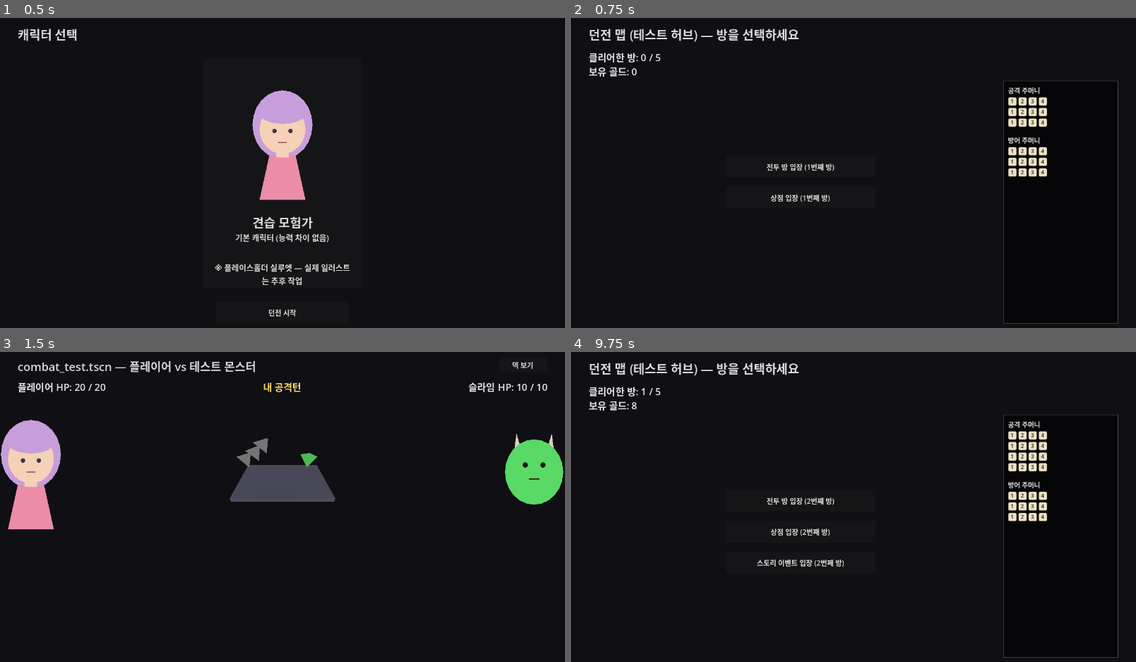
Above: before the commit, frames 1-4 (two rows, left to right).
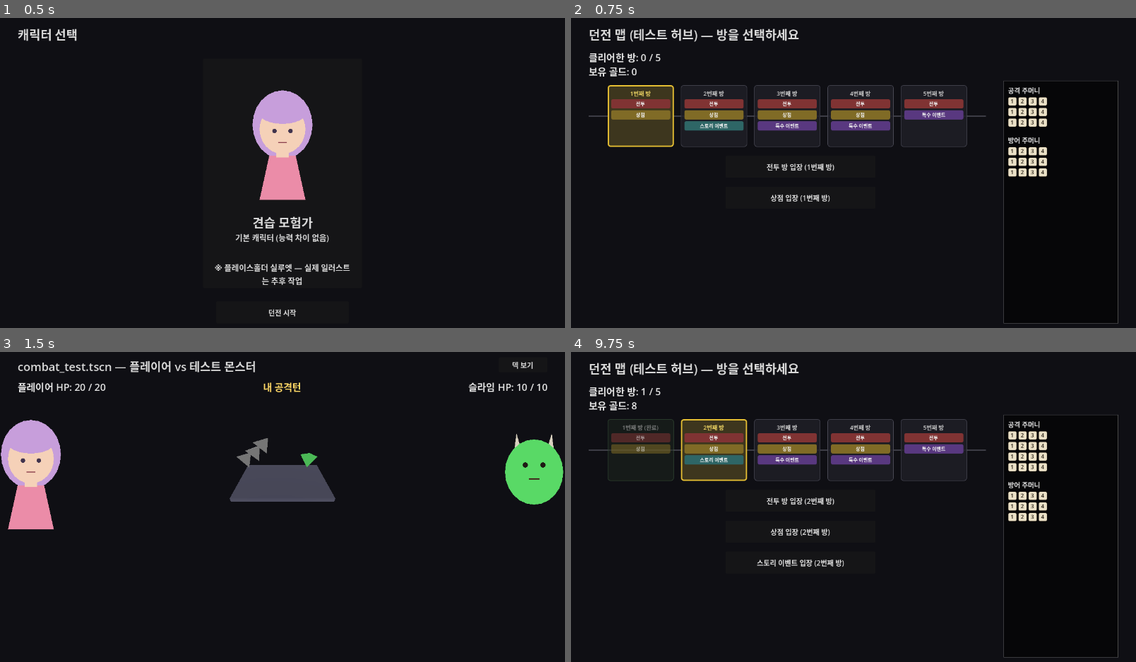
Above: after the commit, the same moments.

Repository: YGseok/ProjectD
Game: Godot game, scene res://code/scenes/character_select.tscn
Same seed, same stepped clock (60 frames per second), same inputs: the game is played once before the commit and once after it.
Inputs:
- Up to frame 1 (0.5 s): no input
- Up to frame 2 (0.75 s): click "던전 시작" at 0.5 s
- Up to frame 3 (1.5 s): click "전투 방 입장 (1번째 방)" at 1.25 s
- Up to frame 4 (9.75 s): click "덱 보기" at 2 s; click "덱 닫기" at 2.75 s; click "덱 보기" at 3.5 s; click "덱 닫기" at 4.25 s; click "덱 보기" at 5 s; click "덱 닫기" at 5.75 s; click "공격 주머니에 적용" at 8.75 s; click "던전으로 돌아가기" at 9.5 s

Frame 1 is identical in both runs. In frame 2, 6.5% of the frame differs, in the area x 3-74%, y 21-42%; in frame 3, nothing differs; in frame 4, 6.3%.

Commit message:
feat: 던전 맵에 런 전체 미리보기(MapStrip) 추가
INBOX.md 요청("맵 전체를 봐야할 것 같음")을 부분 반영. 방마다 상점/특수 이벤트/
스토리 이벤트 노출 여부가 이미 방 번호로 시드된 결정적 RNG였다는 점을 활용해,
RunState 구조 변경 없이 화면에서 같은 공식을 미래 방에도 재사용하는 방식으로
5방 전체(지나온 방/현재 방/앞으로 나올 방의 선택지)를 한 줄로 보여준다.

분기형 노드 그래프(고른 경로에 따라 다음 방 구성이 달라지는 것)는 DESIGN.md가
확정한 "일단은 선형으로" 방향을 벗어나는 더 큰 구조 변경이라 이번엔 다루지 않고
STATUS.md 큐에 남김.

Diff:
--- a/code/scenes/dungeon_map.gd
+++ b/code/scenes/dungeon_map.gd
@@ -33,6 +33,18 @@
 ## 반영한 신규 방 종류. 상점/특수 이벤트가 다이스 아이템(DiceItemPool 형식)을 다루는
 ## 것과 달리, scenes/story_event.tscn은 다이스를 전혀 건드리지 않고 골드만 오가는
 ## 텍스트 선택지다 (systems/story_event_pool.gd 참고).
+##
+## 맵 전체 미리보기(MapStrip): INBOX.md 피드백("맵 전체를 봐야할 것 같음")을 반영.
+## 방마다 어떤 선택지가 뜰지는 rooms_cleared(방 번호)로 시드가 고정된 결정적 RNG라서
+## 아직 도달하지 않은 미래 방도 같은 공식으로 미리 계산할 수 있다 — 그래서 새 상태를
+## 따로 들고 다닐 필요 없이(RunState 변경 없음), 이 화면에서 idx=0..TOTAL_ROOMS-1을
+## 전부 그 공식으로 계산해 한 줄로 보여주기만 하면 "전체 맵 보기"가 된다.
+## 다만 "첫 번째 선택지에 따라 다음 선택지가 어떻게 바뀌는지"(슬더스 스타일 분기 —
+## 고른 경로에 따라 이후 노드 구성 자체가 달라지는 것)까지는 아니다: 지금은 방마다
+## 노출 여부만 결정적일 뿐 서로 독립적이라, "무엇을 골랐는지"가 "다음 방에 뭐가
+## 뜨는지"에 영향을 주지 않는다. 진짜 분기형 맵(노드 그래프 + 경로 선택)은 DESIGN.md가
+## 이미 확정한 "일단은 선형으로" 방향을 벗어나는 더 큰 구조 변경이라 별도 설계 확인 후
+## 착수하는 게 안전하다고 판단해 이번엔 다루지 않음 (docs/STATUS.md 다음 할 일 큐 참고).
 
 const SHOP_CHANCE := 0.6
 const EVENT_CHANCE := 0.5
@@ -47,10 +59,13 @@
 @onready var enter_shop_button: Button = $EnterShopButton
 @onready var enter_event_button: Button = $EnterEventButton
 @onready var enter_story_button: Button = $EnterStoryButton
+@onready var map_strip: Control = $MapStrip
 
 var _shop_available := true
 var _event_available := true
 var _story_available := true
+var _map_line: ColorRect
+var _map_hbox: HBoxContainer
 
 
 func _ready() -> void:
@@ -58,6 +73,7 @@
 	enter_shop_button.pressed.connect(_on_shop_button_pressed)
 	enter_event_button.pressed.connect(_on_event_button_pressed)
 	enter_story_button.pressed.connect(_on_story_button_pressed)
+	_setup_map_strip()
 	_roll_room_choices()
 	_update_labels()
 
@@ -65,11 +81,25 @@
 ## 현재 방(rooms_cleared) 기준으로 상점/특수 이벤트/스토리 이벤트 노출 여부를 결정한다.
 ## 전투 판정에 쓰이는 전역 randi()/randf()와 섞이지 않도록 별도 RNG를 씀.
 func _roll_room_choices() -> void:
+	var opts := _room_options_for_index(RunState.rooms_cleared)
+	_shop_available = opts.shop
+	_event_available = opts.event
+	_story_available = opts.story
+
+
+## idx번째 방(0부터 시작)에서 상점/특수 이벤트/스토리 이벤트가 노출될지를 결정적으로
+## 계산한다. rooms_cleared 대신 임의의 idx를 받을 수 있어 아직 도달하지 않은 미래
+## 방의 미리보기(MapStrip)에도 그대로 쓸 수 있다 — 실제로 그 방에 도달했을 때
+## _roll_room_choices()가 계산하는 값과 완전히 동일한 공식이라 미리보기와 실제 결과가
+## 어긋나지 않는다.
+func _room_options_for_index(idx: int) -> Dictionary:
 	var rng := RandomNumberGenerator.new()
-	rng.seed = RunState.rooms_cleared * 104729 + 7
-	_shop_available = rng.randf() < SHOP_CHANCE
-	_event_available = rng.randf() < EVENT_CHANCE
-	_story_available = rng.randf() < STORY_CHANCE
+	rng.seed = idx * 104729 + 7
+	return {
+		"shop": rng.randf() < SHOP_CHANCE,
+		"event": rng.randf() < EVENT_CHANCE,
+		"story": rng.randf() < STORY_CHANCE,
+	}
 
 
 func _update_labels() -> void:
@@ -90,6 +120,107 @@
 		enter_event_button.visible = _event_available
 		enter_story_button.visible = _story_available
 	_layout_visible_buttons()
+	_build_map_strip()
+
+
+## MapStrip 안에 배경 연결선(ColorRect) + 노드를 담을 HBoxContainer를 한 번만 세팅한다.
+func _setup_map_strip() -> void:
+	_map_line = ColorRect.new()
+	_map_line.color = Color(0.35, 0.35, 0.4, 0.6)
+	_map_line.anchor_left = 0.0
+	_map_line.anchor_right = 1.0
+	_map_line.anchor_top = 0.5
+	_map_line.anchor_bottom = 0.5
+	_map_line.offset_top = -1.5
+	_map_line.offset_bottom = 1.5
+	_map_line.mouse_filter = Control.MOUSE_FILTER_IGNORE
+	map_strip.add_child(_map_line)
+
+	_map_hbox = HBoxContainer.new()
+	_map_hbox.set_anchors_preset(Control.PRESET_FULL_RECT)
+	_map_hbox.alignment = BoxContainer.ALIGNMENT_CENTER
+	_map_hbox.add_theme_constant_override("separation", 16)
+	map_strip.add_child(_map_hbox)
+
+
+## 런 전체(TOTAL_ROOMS개)를 한 줄로 그려서 "지나온 방 / 지금 방 / 앞으로 나올 방의
+## 선택지"를 한눈에 보여준다 (INBOX.md "맵 전체를 봐야할 것 같음" 반영).
+func _build_map_strip() -> void:
+	for c in _map_hbox.get_children():
+		c.queue_free()
+	for idx in range(RunState.TOTAL_ROOMS):
+		_map_hbox.add_child(_make_map_node(idx))
+
+
+func _make_map_node(idx: int) -> Control:
+	var is_cleared := idx < RunState.rooms_cleared
+	var is_current := idx == RunState.rooms_cleared and not RunState.is_run_complete()
+
+	var panel := PanelContainer.new()
+	panel.custom_minimum_size = Vector2(150, 130)
+	var style := StyleBoxFlat.new()
+	if is_current:
+		style.bg_color = Color(0.25, 0.22, 0.12, 0.95)
+		style.border_color = Color(0.9, 0.75, 0.2)
+		style.set_border_width_all(3)
+	elif is_cleared:
+		style.bg_color = Color(0.12, 0.16, 0.12, 0.85)
+		style.border_color = Color(0.3, 0.45, 0.3)
+		style.set_border_width_all(1)
+	else:
+		style.bg_color = Color(0.12, 0.12, 0.15, 0.85)
+		style.border_color = Color(0.3, 0.3, 0.35)
+		style.set_border_width_all(1)
+	style.set_corner_radius_all(6)
+	style.content_margin_left = 8
+	style.content_margin_right = 8
+	style.content_margin_top = 8
+	style.content_margin_bottom = 8
+	panel.add_theme_stylebox_override("panel", style)
+	panel.modulate = Color(1, 1, 1, 0.55 if is_cleared else 1.0)
+
+	var vbox := VBoxContainer.new()
+	vbox.add_theme_constant_override("separation", 4)
+	panel.add_child(vbox)
+
+	var title := Label.new()
+	title.text = ("%d번째 방 (완료)" % (idx + 1)) if is_cleared else ("%d번째 방" % (idx + 1))
+	title.add_theme_font_size_override("font_size", 13)
+	title.add_theme_color_override("font_color", Color(0.95, 0.85, 0.4) if is_current else Color(0.8, 0.8, 0.8))
+	title.horizontal_alignment = HORIZONTAL_ALIGNMENT_CENTER
+	title.autowrap_mode = TextServer.AUTOWRAP_WORD
+	vbox.add_child(title)
+
+	var opts := _room_options_for_index(idx)
+	vbox.add_child(_make_type_chip("전투", Color(0.5, 0.2, 0.2)))
+	if opts.shop:
+		vbox.add_child(_make_type_chip("상점", Color(0.5, 0.42, 0.15)))
+	if opts.event:
+		vbox.add_child(_make_type_chip("특수 이벤트", Color(0.35, 0.22, 0.5)))
+	if opts.story:
+		vbox.add_child(_make_type_chip("스토리 이벤트", Color(0.18, 0.4, 0.4)))
+
+	return panel
+
+
+func _make_type_chip(text: String, color: Color) -> Control:
+	var chip := PanelContainer.new()
+	var style := StyleBoxFlat.new()
+	style.bg_color = color
+	style.set_corner_radius_all(4)
+	style.content_margin_left = 6
+	style.content_margin_right = 6
+	style.content_margin_top = 2
+	style.content_margin_bottom = 2
+	chip.add_theme_stylebox_override("panel", style)
+
+	var label := Label.new()
+	label.text = text
+	label.add_theme_font_size_override("font_size", 11)
+	label.add_theme_color_override("font_color", Color(0.95, 0.95, 0.95))
+	label.horizontal_alignment = HORIZONTAL_ALIGNMENT_CENTER
+	chip.add_child(label)
+	return chip
 
 
 ## 상점/이벤트가 숨겨져도 버튼 사이에 빈 틈이 남지 않도록, 보이는 버튼만 순서대로
@@ -129,3 +260,12 @@
 
 func _on_story_button_pressed() -> void:
 	get_tree().change_scene_to_file("res://code/scenes/story_event.tscn")
+
+
+## qa/visual_qa.gd의 GAME_QA_CALL로 호출하기 위한 QA 전용 훅. 실제 전투 승리를 끝까지
+## 거쳐야만 rooms_cleared가 늘어나는데, MapStrip의 "완료/현재/미래" 표시가 방이 실제로
+## 진행됐을 때 제대로 갱신되는지 확인하려고 몇 방을 건너뛰어 본다.
+func _debug_advance_rooms(count: int = 2) -> void:
+	RunState.rooms_cleared = min(RunState.rooms_cleared + count, RunState.TOTAL_ROOMS)
+	_roll_room_choices()
+	_update_labels()
--- a/code/scenes/dungeon_map.tscn
+++ b/code/scenes/dungeon_map.tscn
@@ -43,6 +43,12 @@
 text = "보유 골드: 0"
 label_settings = SubResource("LabelSettings_rooms")
 
+[node name="MapStrip" type="Control" parent="."]
+offset_left = 40.0
+offset_top = 160.0
+offset_right = 940.0
+offset_bottom = 300.0
+
 [node name="EnterCombatButton" type="Button" parent="."]
 offset_left = 350.0
 offset_top = 320.0
Not shown, changed: docs/STATUS.md
Not shown, changed: docs/feedback/INBOX.md
